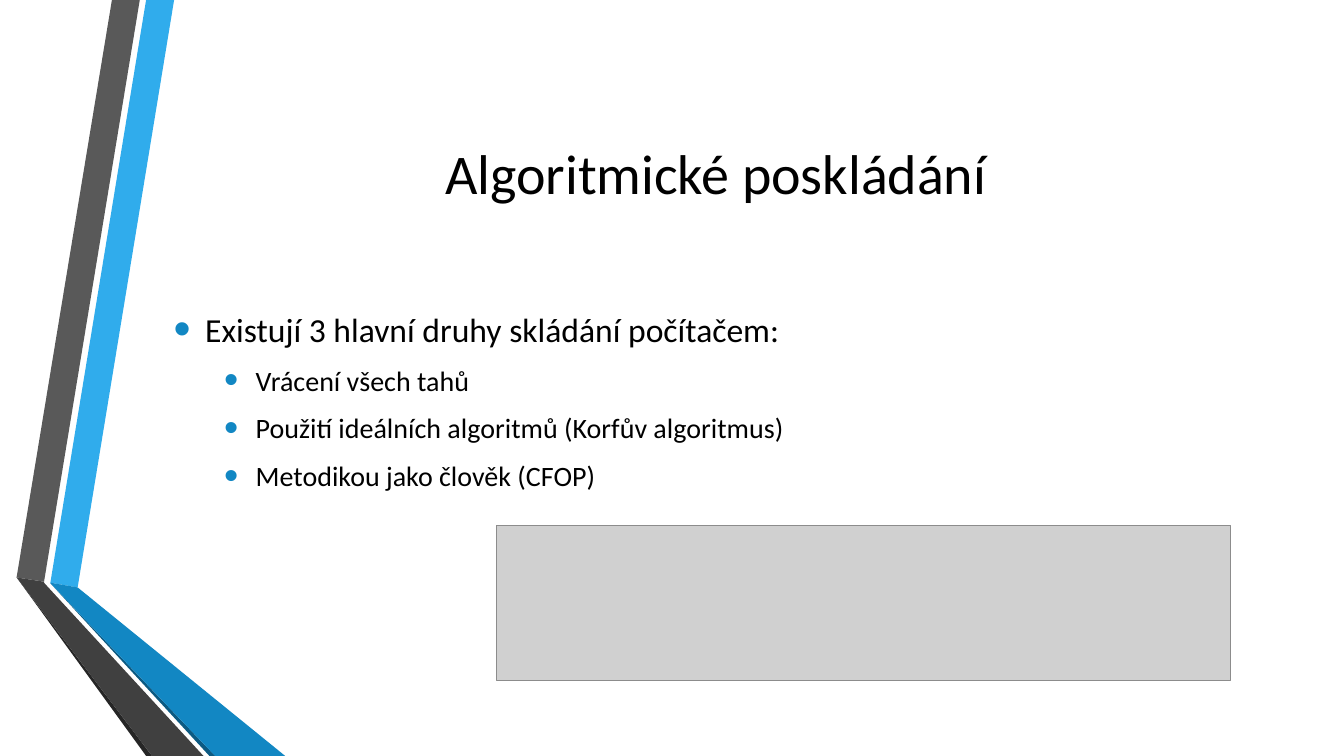
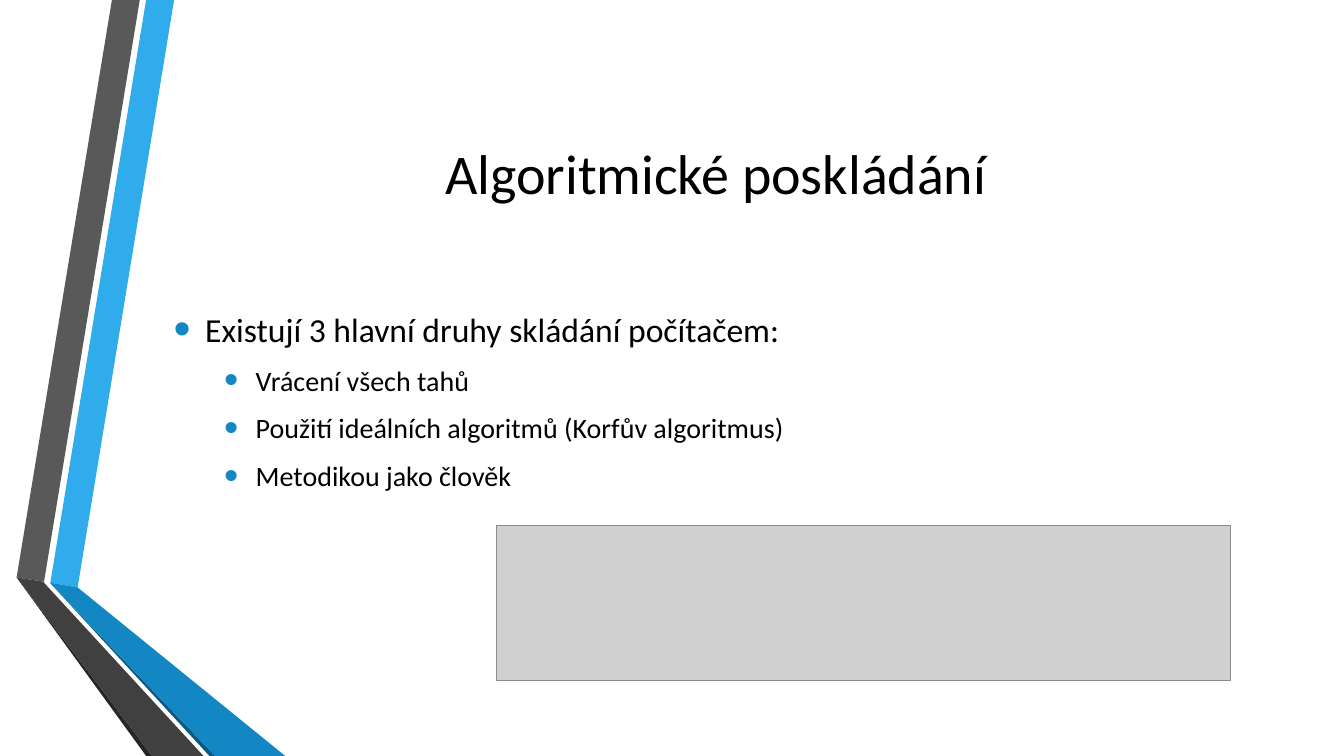
Before and after one commit to KurtinLukas/Rubiks-cube-ROP, a slide deck: slide 9 of ROP Kurtin prezentace.pptx (slide 8 before the commit). Drawn at 1344x756 pixels with LibreOffice and Linux fonts; fonts in the diff are those of the drawing; grey boxes stand for pictures; background and template pictures are left out. Boxes give left, top, right and bottom in pixels: in the first picture for what was removed or moved away, otherwise in the second. Text is boxed around its words. In the diff, an @@ line names an element or a change of style, - is before the commit and + after.

```diff
--- a/ROP Kurtin prezentace.pptx
+++ b/ROP Kurtin prezentace.pptx
@@ text at bbox=[256, 466, 511, 491]: text changed @@
-  • Metodikou jako člověk (CFOP)
+  • Metodikou jako člověk
```
Also in this commit, not shown: 1 other slide changed, 1 slide added, 15 other files.
